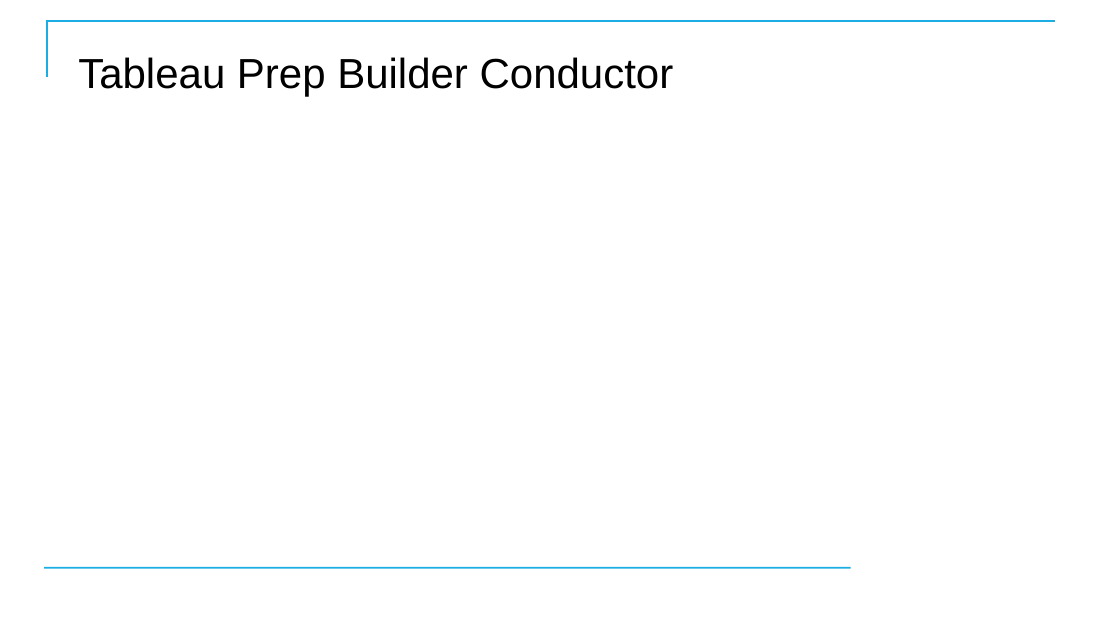
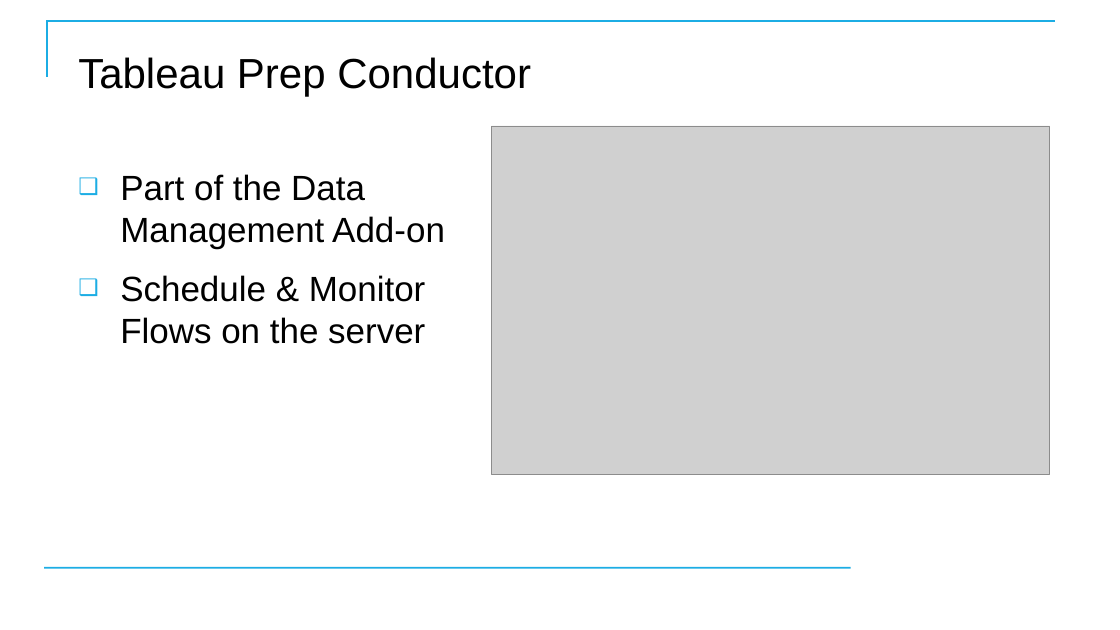
Before and after one commit to CostelloTechnicalConsulting/XTBP10---Tableau-Prep-Introduction, a slide deck: slide 99 of ppt/TableauPrepBuilderIntroV1_1.pptx (slide 98 before the commit). Drawn at 1120x630 pixels with LibreOffice and Linux fonts; fonts in the diff are those of the drawing; grey boxes stand for pictures; background and template pictures are left out. Boxes give left, top, right and bottom in pixels: in the first picture for what was removed or moved away, otherwise in the second. Text is boxed around its words. In the diff, an @@ line names an element or a change of style, - is before the commit and + after.

```diff
--- a/ppt/TableauPrepBuilderIntroV1_1.pptx
+++ b/ppt/TableauPrepBuilderIntroV1_1.pptx
@@ title at <box>78,57,531,96</box>: text changed @@
-Tableau Prep Builder Conductor
+Tableau Prep Conductor
@@ picture added at <box>492,126,1050,474</box> @@
@@ text added at <box>120,174,445,344</box>, 30 pt, text #000000 @@
+❑ Part of the Data Management Add-on
+❑ Schedule & Monitor Flows on the server
```
Also in this commit, not shown: 4 other slides changed, 1 slide added, 1 slide removed, 1 other file.
